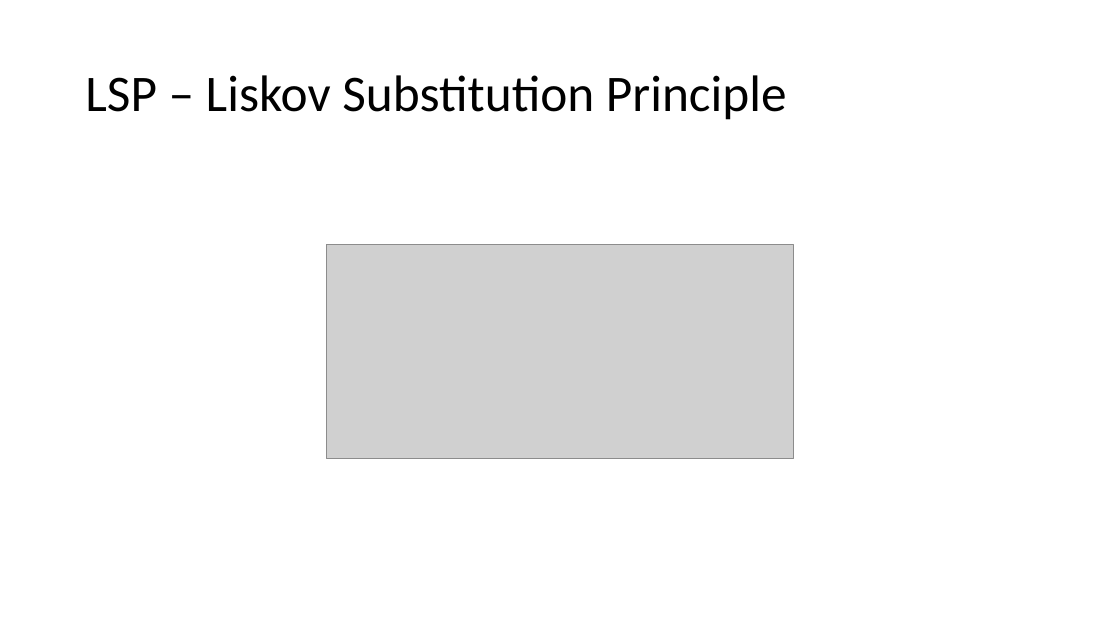
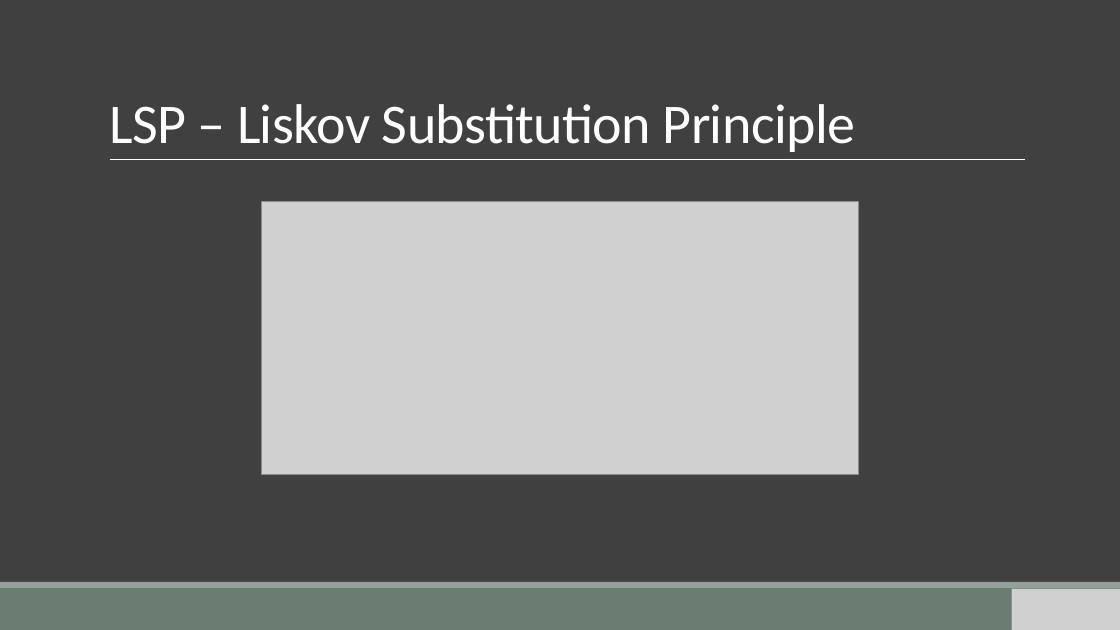
Before and after one commit to gemvane/Palestra-Solid, a slide deck: slide 24 of SOLID.pptx (slide 18 before the commit). Drawn at 1120x630 pixels with LibreOffice and Linux fonts; fonts in the diff are those of the drawing; grey boxes stand for pictures. Boxes give left, top, right and bottom in pixels: in the first picture for what was removed or moved away, otherwise in the second. Text is boxed around its words. In the diff, an @@ line names an element or a change of style, - is before the commit and + after.

Commit message:
Update: Atualização de Layout

```diff
--- a/SOLID.pptx
+++ b/SOLID.pptx
@@ background #FFFFFF to #404040 @@
@@ title "LSP – Liskov Substitution Principle" moved from (x1=85, y1=75, x2=787, y2=120) to (x1=109, y1=104, x2=856, y2=152) @@
@@ title "LSP – Liskov Substitution Principle" at (x1=109, y1=104, x2=856, y2=152): size 44 to 48 pt, text colour #000000 to #FFFFFF, letter spacing 0 to -0.5 pt; line spacing 0.9 to 0.85; vertical alignment middle to bottom @@
@@ line added from (110, 160) to (1026, 160), #FFFFFF 0.5 pt @@
@@ picture resized from (x1=326, y1=245, x2=794, y2=459) to (x1=262, y1=202, x2=859, y2=475) @@
@@ rectangle added at (x1=0, y1=588, x2=1120, y2=630), fill #6B7D72 @@
@@ rectangle added at (x1=0, y1=582, x2=1120, y2=588), fill #93A299 @@
@@ picture added at (x1=1012, y1=588, x2=1120, y2=630) @@
```
Also in this commit, not shown: 24 other slides changed, 22 slides added, 3 slides removed.
